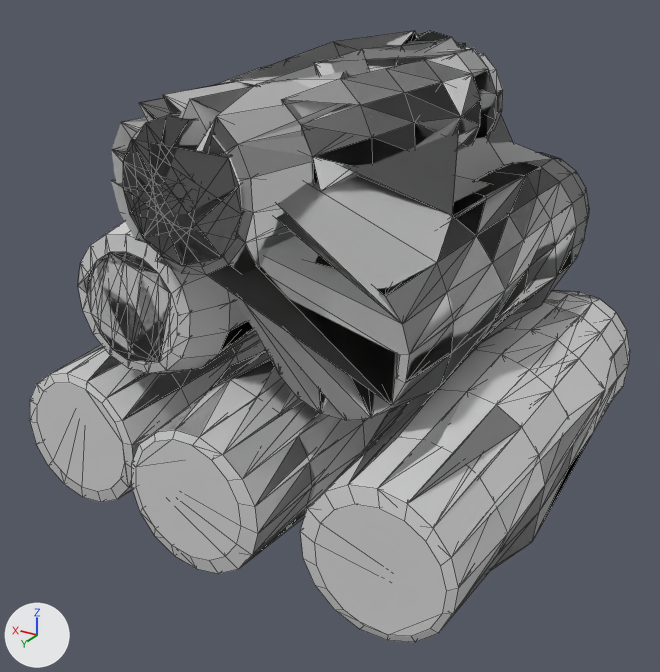
The OBJ model resources/models/wood.obj: old version first, new version second.
Camera for both pictures: a camera (50 mm lens) standing at (-6.27, 9.9, 5.64) and looking at (-0.47, 0.23, 0.81). Lighting does not change. The marker at lower left points along +X, +Y and +Z. Mesh edges are drawn as thin lines. Where no turn or scale is listed for an object, it has been applied to the vertices.

Names of what the first picture shows: 'Wood.001_Cylinder.001', 'Wood.001_Cylinder.006', 'Wood.002_Cylinder.001', 'Wood.002_Cylinder.007', 'Wood.003_Cylinder.001', 'Wood.003_Cylinder.008', 'Wood.004_Cylinder.009', 'Wood.005_Cylinder.001', 'Wood.005_Cylinder.010', 'Wood_Cylinder', 'Wood_Cylinder.001'.
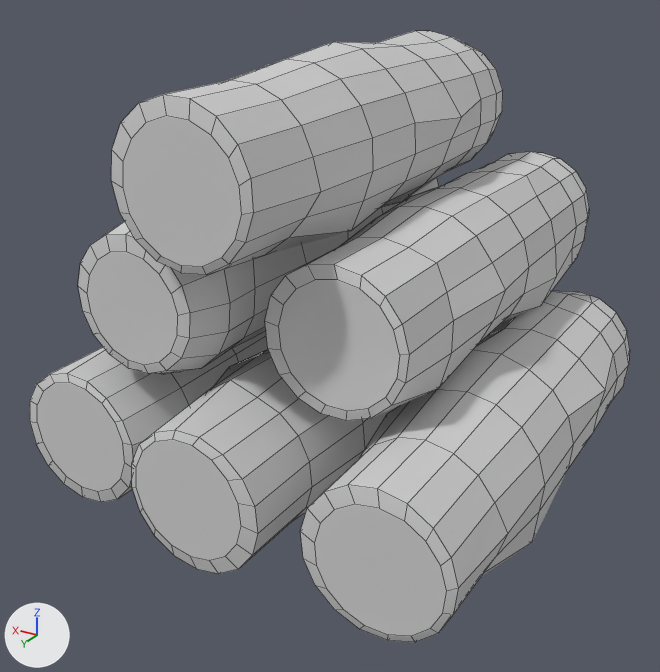
Changed parts and their boxes [x1, y1, x2, y2] in the pictures (660 x 672 px; the box of a moved part takes in the faces that stretch with it):
'Wood.005_Cylinder.010', reshaped
    before: [164, 350, 359, 568]
    after: [111, 31, 503, 275]
'Wood.004_Cylinder.009', reshaped, shading changed (32% narrower, 29% shorter)
    before: [111, 42, 589, 421]
    after: [265, 152, 589, 421]
'Wood.005_Cylinder.001', deleted
    before: [52, 31, 503, 497]
    faces in mat_wood (its picture is missing): [52, 31, 503, 497]
    faces in mat_woodcut (its picture is missing): [157, 37, 503, 374]
'Wood.001_Cylinder.001', deleted
    before: [112, 43, 572, 414]
    faces in mat_wood (its picture is missing): [112, 43, 572, 414]
'Wood_Cylinder.001', deleted
    before: [123, 31, 512, 417]
    faces in mat_woodcut (its picture is missing): [123, 31, 497, 405]
    faces in mat_wood (its picture is missing): [167, 31, 512, 417]
'Wood.002_Cylinder.001', deleted
    before: [331, 290, 629, 631]
    faces in mat_wood (its picture is missing): [378, 307, 629, 631]
    faces in mat_woodcut (its picture is missing): [331, 290, 596, 485]
'Wood.003_Cylinder.001', deleted
    before: [78, 244, 257, 362]
    faces in mat_woodcut (its picture is missing): [78, 244, 253, 362]
part 1 of me_wood_004_cylinder_009, moved or reshaped
    before: [111, 42, 464, 421]
    after: [265, 264, 409, 421]
part 2 of me_wood_004_cylinder_009, shading changed
    before: [372, 153, 589, 418]
    after: [293, 152, 589, 418]
part 3 of me_wood_005_cylinder_010, moved or reshaped
    before: [164, 350, 359, 568]
    after: [111, 31, 503, 275]

Diff of the bpy script that builds the scene:
```diff
--- a/resources/models/wood.obj.py
+++ b/resources/models/wood.obj.py
@@ me_wood_004_cylinder_009 @@
-me_wood_004_cylinder_009.from_pydata(...)  # 171 vertices, 157 faces; spans x -2.88..0.35, y -4.06..3.17, z 0.62..4.34
-me_wood_004_cylinder_009.vertices[156].co = (-0.73, 3.17, 4.32)  # pixel (189, 98)
-me_wood_004_cylinder_009.vertices[157].co = (-0.75, -3.17, 4.29)  # pixel (465, 43)
-me_wood_004_cylinder_009.vertices[158].co = (-0.41, 3.17, 4.34)  # pixel (162, 94)
-me_wood_004_cylinder_009.vertices[159].co = (-0.44, -3.17, 4.31)
-me_wood_004_cylinder_009.vertices[160].co = (-0.1, 3.17, 4.24)  # pixel (138, 102)
-me_wood_004_cylinder_009.vertices[161].co = (-0.15, -3.17, 4.21)
-me_wood_004_cylinder_009.vertices[162].co = (0.15, 3.17, 4.03)  # pixel (120, 122)
-me_wood_004_cylinder_009.vertices[163].co = (0.08, -3.17, 4.01)
-me_wood_004_cylinder_009.vertices[164].co = (0.31, 3.17, 3.75)  # pixel (111, 149)
-me_wood_004_cylinder_009.vertices[165].co = (0.23, -3.17, 3.75)
-me_wood_004_cylinder_009.vertices[166].co = (0.35, 3.17, 3.42)  # pixel (111, 180)
-me_wood_004_cylinder_009.vertices[167].co = (0.28, -3.17, 3.44)
-me_wood_004_cylinder_009.vertices[168].co = (0.28, 3.17, 3.11)  # pixel (119, 212)
-me_wood_004_cylinder_009.vertices[169].co = (0.21, -3.17, 3.14)
-me_wood_004_cylinder_009.vertices[170].co = (0.1, 3.17, 2.84)  # pixel (135, 239)
+me_wood_004_cylinder_009.from_pydata(...)  # 171 vertices, 157 faces; spans x -2.88..-0.73, y -4.06..2.34, z 0.62..2.78
+# me_wood_004_cylinder_009 part 1
+me_wood_004_cylinder_009.vertices[156].co = (-1.32, 2.34, 2.31)  # pixel (296, 288)
+me_wood_004_cylinder_009.vertices[157].co = (-1.16, 2.34, 2.1)  # pixel (283, 304)
+me_wood_004_cylinder_009.vertices[158].co = (-1.08, 2.34, 1.84)  # pixel (278, 326)
+me_wood_004_cylinder_009.vertices[159].co = (-1.11, 2.34, 1.57)  # pixel (280, 349)
+me_wood_004_cylinder_009.vertices[160].co = (-1.23, 2.34, 1.32)  # pixel (290, 372)
+me_wood_004_cylinder_009.vertices[161].co = (-1.43, 2.34, 1.14)  # pixel (305, 391)
+me_wood_004_cylinder_009.vertices[162].co = (-1.68, 2.34, 1.04)  # pixel (325, 404)
+me_wood_004_cylinder_009.vertices[163].co = (-1.95, 2.34, 1.04)  # pixel (347, 410)
+me_wood_004_cylinder_009.vertices[164].co = (-2.21, 2.34, 1.14)  # pixel (368, 408)
+me_wood_004_cylinder_009.vertices[165].co = (-2.41, 2.34, 1.32)  # pixel (385, 397)
+me_wood_004_cylinder_009.vertices[166].co = (-2.48, 2.34, 2.1)  # pixel (393, 329)
+me_wood_004_cylinder_009.vertices[167].co = (-2.32, 2.34, 2.31)  # pixel (379, 306)
+me_wood_004_cylinder_009.vertices[168].co = (-2.09, 2.34, 2.46)  # pixel (359, 288)
+me_wood_004_cylinder_009.vertices[169].co = (-1.82, 2.34, 2.51)  # pixel (337, 279)
+me_wood_004_cylinder_009.vertices[170].co = (-1.55, 2.34, 2.46)  # pixel (314, 279)
+# me_wood_004_cylinder_009 part 2: edges marked sharp go from 322 to 321
 me_wood_004_cylinder_009.materials.append(mat_woodcut)
@@ me_wood_005_cylinder_010 @@
-me_wood_005_cylinder_010.from_pydata(...)  # 171 vertices, 338 faces; spans x -1.61..0.47, y -2.99..3.41, z -1.05..1.17
+me_wood_005_cylinder_010.from_pydata(...)  # 171 vertices, 157 faces; spans x -1.65..0.54, y -3.2..3.21, z 2.28..4.55
+# me_wood_005_cylinder_010 part 3: 171 vertices removed from x -1.61..0.47, y -2.99..3.41, z -1.05..1.17; 171 vertices added at x -1.65..0.54, y -3.2..3.21, z 2.28..4.55
+# me_wood_005_cylinder_010 part 4: the surface is now shaded flat
 me_wood_005_cylinder_010.materials.append(mat_wood)
@@ ob_wood_001_cylinder_001 @@
-ob_wood_001_cylinder_001 = bpy.data.objects.new('Wood.001_Cylinder.001', me_wood_001_cylinder_001)
@@ ob_wood_002_cylinder_001 @@
-ob_wood_002_cylinder_001 = bpy.data.objects.new('Wood.002_Cylinder.001', me_wood_002_cylinder_001)
@@ ob_wood_003_cylinder_001 @@
-ob_wood_003_cylinder_001 = bpy.data.objects.new('Wood.003_Cylinder.001', me_wood_003_cylinder_001)
@@ ob_wood_005_cylinder_001 @@
-ob_wood_005_cylinder_001 = bpy.data.objects.new('Wood.005_Cylinder.001', me_wood_005_cylinder_001)
@@ ob_wood_cylinder_001 @@
-ob_wood_cylinder_001 = bpy.data.objects.new('Wood_Cylinder.001', me_wood_cylinder_001)
```
